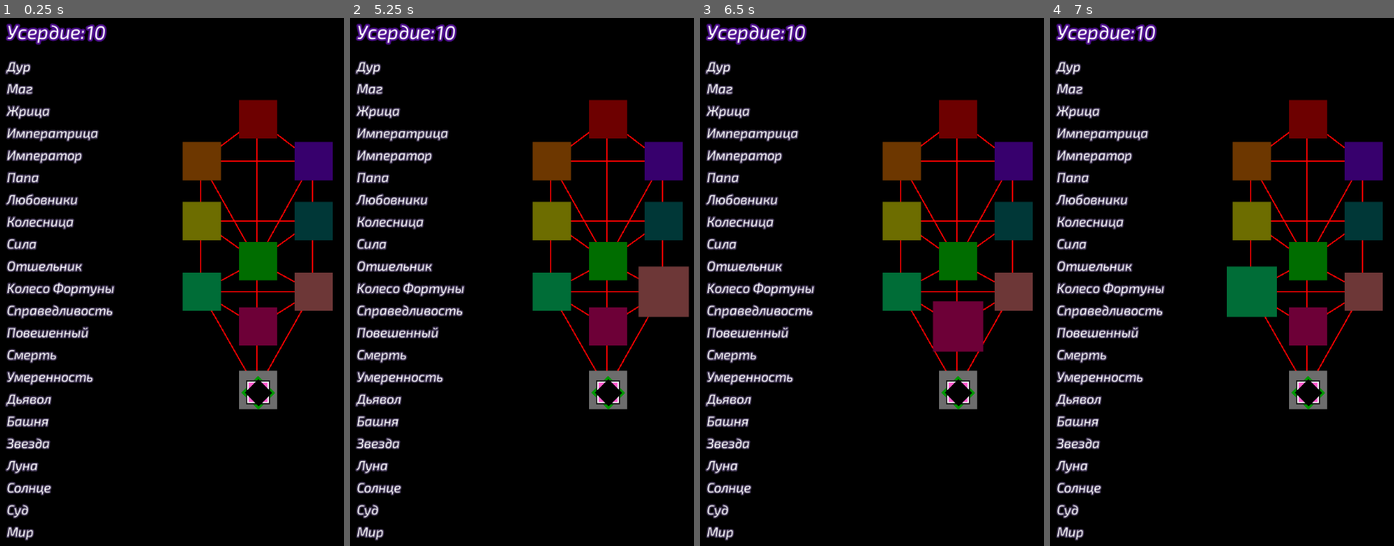
Above: before the commit, frames 1-4 (left to right).
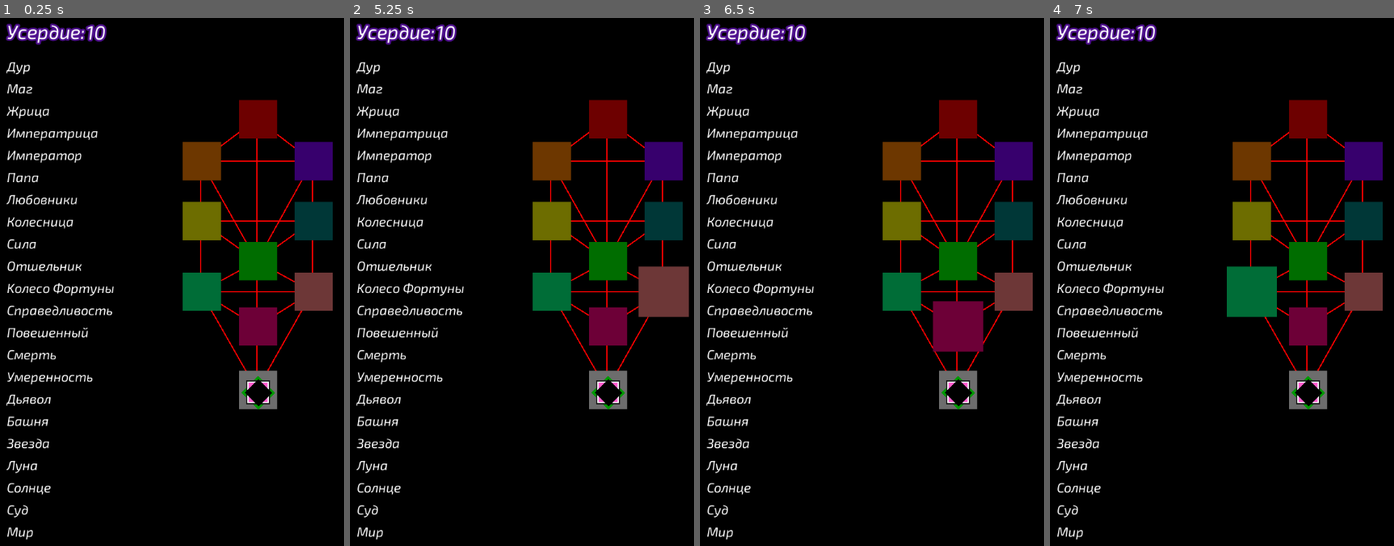
Above: after the commit, the same moments.

Repository: iliys/Sefitaro
Game: Godot game, scene res://Main.tscn
The game is run twice, just before and just after one commit, with the same random seed, the same clock (stepped at 60 frames per second) and the same inputs.
Inputs (mouse positions are in pixels of both pictures, inside the frame that each line leads up to):
- Up to frame 1 (0.25 s): no input
- Up to frame 2 (5.25 s): tap Enter at 0.5, 2, 3.5 s; move the mouse to (608, 118) at 0.52 s; click (608, 118) at 0.67 s; tap Space at 1.25, 2.75, 4.25 s; move the mouse to (663, 160) at 1.27 s; click (663, 160) at 1.42 s; move the mouse to (552, 160) at 2.02 s; click (552, 160) at 2.17 s; move the mouse to (663, 218) at 2.77 s; click (663, 218) at 2.92 s; move the mouse to (552, 218) at 3.52 s; click (552, 218) at 3.67 s; move the mouse to (608, 260) at 4.27 s; click (608, 260) at 4.42 s; move the mouse to (663, 292) at 5.02 s; click (663, 292) at 5.17 s
- Up to frame 3 (6.5 s): move the mouse to (958, 324) at 5.77 s; click (958, 324) at 5.92 s
- Up to frame 4 (7 s): move the mouse to (1252, 292) at 6.52 s; click (1252, 292) at 6.67 s

The runs differ from the first frame. In frame 1, 5.0% of the frame differs, in the area x 1-34%, y 8-100%; in frame 2, 5.0%; in frame 3, 5.0%; in frame 4, 5.0%.

Commit message:
2 cards working properly

Diff:
--- a/Card_Instance.tscn
+++ b/Card_Instance.tscn
@@ -6,8 +6,6 @@
 
 [sub_resource type="DynamicFont" id=2]
 size = 22
-outline_size = 2
-outline_color = Color( 0.25098, 0.207843, 0.32549, 1 )
 extra_spacing_top = 3
 extra_spacing_bottom = 3
 font_data = ExtResource( 2 )
--- a/Scripts/Arcane.gd
+++ b/Scripts/Arcane.gd
@@ -51,14 +51,14 @@
 				is_Collected = true
 				_set_color(Color.green)
 		"palegreen":
-			_set_color(Color.greenyellow)
+			_set_color(Color.aquamarine)
 			is_Aqquiring = true
 		"yellow": #источник эффекта
 			is_Collected = true #мейби false сделать?
 			_set_color(Color.yellow)
 		"red": #цель для сброса
 			is_Discarding = true
-			_set_color(Color.red)
+			_set_color(Color.orangered)
 		"gray": #скрыта
 			_set_color(Color.dimgray)
 	card_Status = status
--- a/Scripts/CardContainer.gd
+++ b/Scripts/CardContainer.gd
@@ -16,6 +16,8 @@
 
 #var cards_Aqquired = []
 var cards_To_Aqquire: int = 0
+
+signal cards_Effect_Finished
 
 # не используется
 var number = 0
@@ -59,6 +61,7 @@
 		for card in cards_In().values():
 			card.set_status("green")
 		child_Dict[last_Card_Used].set_status("white")
+		emit_signal("cards_Effect_Finished")
 
 func card_Aqquired(card_Name):
 	#cards_Aqquired.clear()
@@ -70,6 +73,7 @@
 		for card in cards_In(false).values():
 			card.set_status("white")
 		child_Dict[last_Card_Used].set_status("white")
+		emit_signal("cards_Effect_Finished")
 
 # на удаление
 func card_Highlight(except = null):
--- a/Scripts/Tree.gd
+++ b/Scripts/Tree.gd
@@ -261,7 +261,8 @@
 		"The Sun":
 			pass
 		"Judgement":
-			#effect_Card_Discard(card_name, 1, false)
+			effect_Card_Discard(card_name, 1, false)
+			yield(Cards, "cards_Effect_Finished")
 			effect_Card_Aqquire(card_name, 1, false)
 		"The World":
 			effect_Sefirah_Learn(sefirahCurrent)
@@ -286,6 +287,8 @@
 				#эмиттер - карта
 				#card.connect("is_Discarded", self, "is_Discarded"
 				Cards.child_Dict[card].set_status("red")
+			for card in Cards.cards_In(false):
+				Cards.child_Dict[card].set_status("gray")
 			Cards.child_Dict[caller].set_status("yellow")
 
 func effect_Card_Aqquire(caller, amount = 0,random = true):
@@ -312,3 +315,5 @@
 	sefirah_Learned[sefirahCurrent] += 1
 	Sefirah_Reference[sefirahCurrent].modulate = Color.white
 	print(sefirahCurrent + " learned")
+
+#component functions
